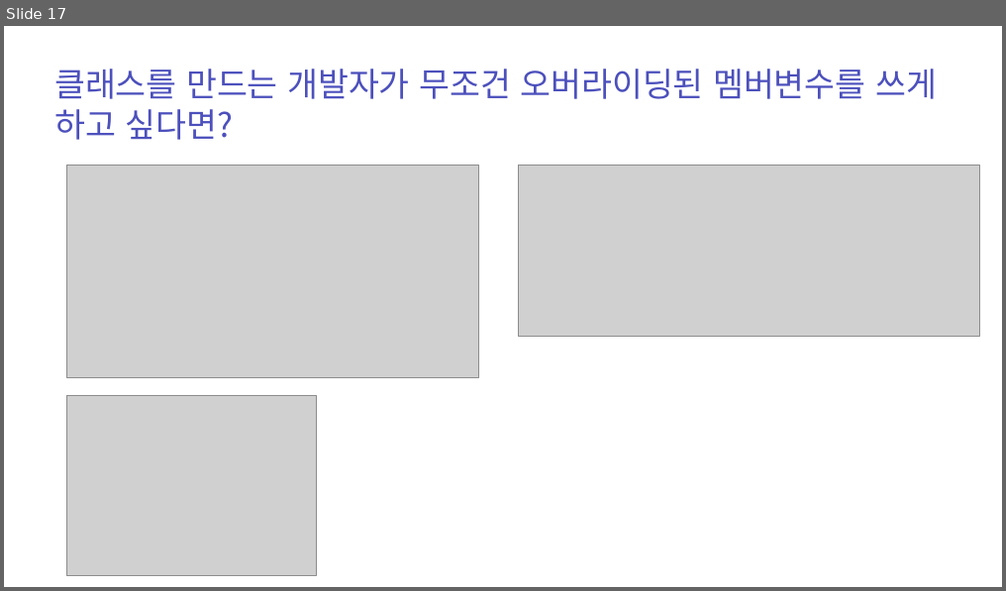
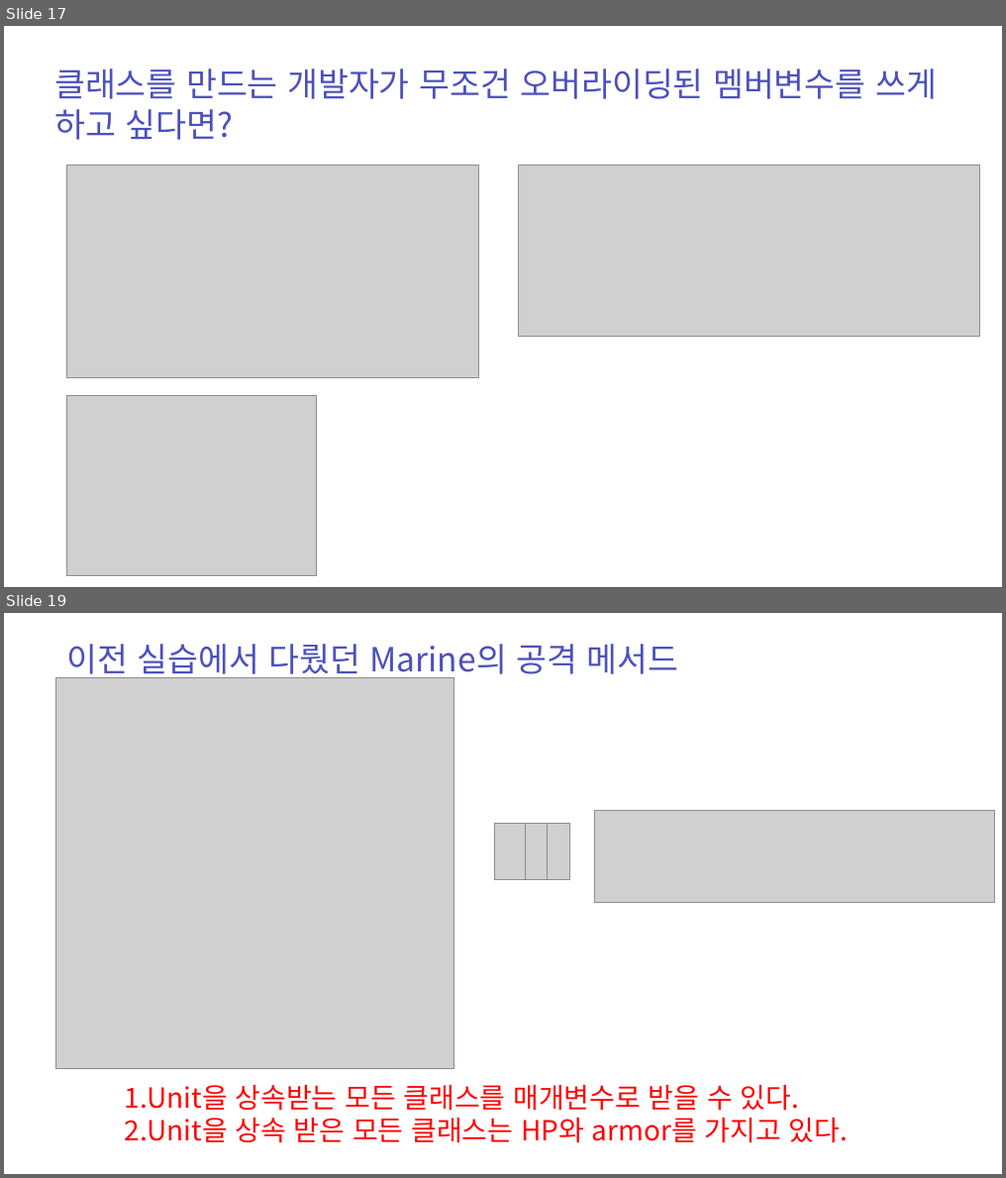
Before and after one commit to zest132/JavaLecture, a slide deck: JavaLecture/LectureFile/java 11강 인터페이스와다형성.pptx. Shown one above the other, each under a label of ours: slide 17 before the commit, slides 17 and 19 after it; the slides between them are not shown. The pictures are 1006x591 and 1006x1178 pixels, drawn with LibreOffice and Linux fonts; fonts in the diff are those of the drawing; grey boxes stand for pictures. Boxes give left, top, right and bottom in pixels: in the first picture for what was removed or moved away, otherwise in the second. Text is boxed around its words. In the diff, an @@ line names an element or a change of style, - is before the commit and + after.

```diff
--- a/JavaLecture/LectureFile/java 11강 인터페이스와다형성.pptx
+++ b/JavaLecture/LectureFile/java 11강 인터페이스와다형성.pptx
@@ slide 19 added at [4, 613, 1002, 1174], background #FFFFFF @@
@@ text added at [66, 644, 679, 680], 48 pt, text #4C50BC @@
+이전 실습에서 다뤘던 Marine의 공격 메서드
@@ picture added at [55, 677, 453, 1068] @@
@@ picture added at [594, 811, 994, 902] @@
@@ picture added at [494, 823, 525, 880] @@
@@ picture added at [517, 823, 548, 880] @@
@@ picture added at [540, 823, 570, 880] @@
@@ text added at [125, 1085, 847, 1144], 40 pt, text #FF0000 @@
+1.Unit을 상속받는 모든 클래스를 매개변수로 받을 수 있다.
+2.Unit을 상속 받은 모든 클래스는 HP와 armor를 가지고 있다.
```
Also in this commit, not shown: 13 other slides added, 12 slides removed, 16 other files.
